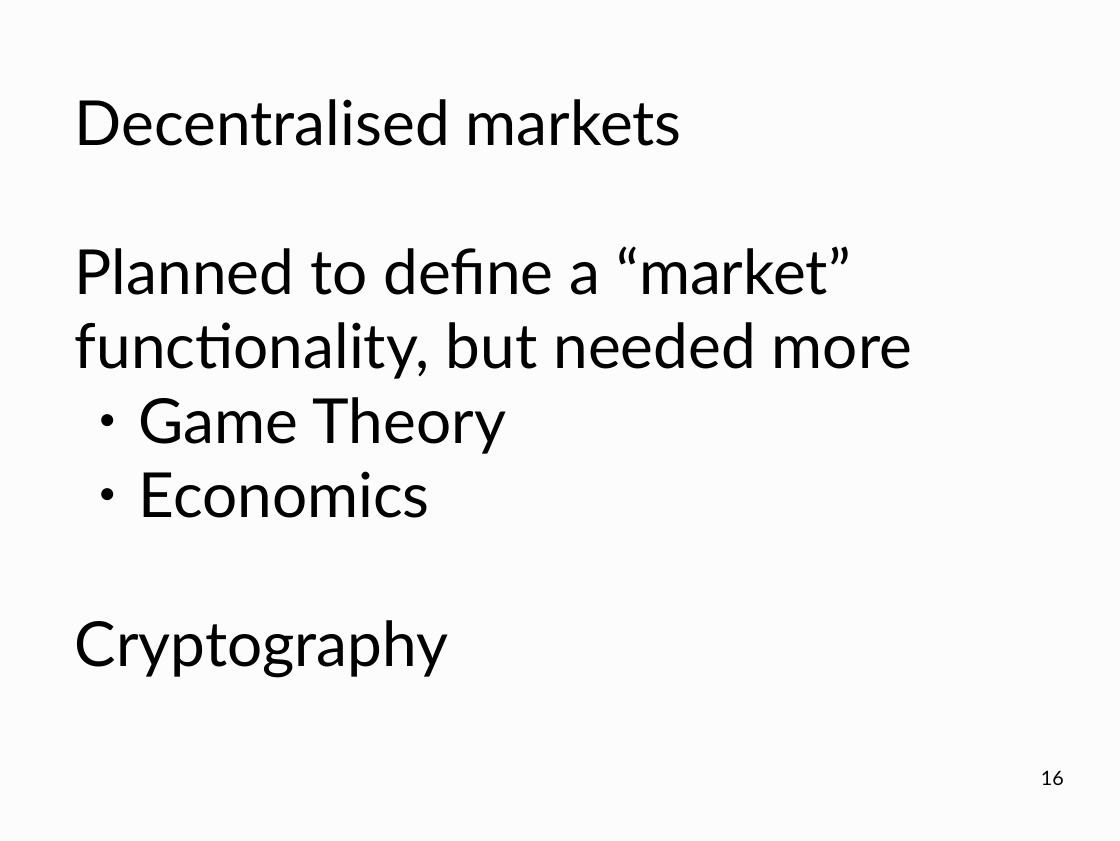
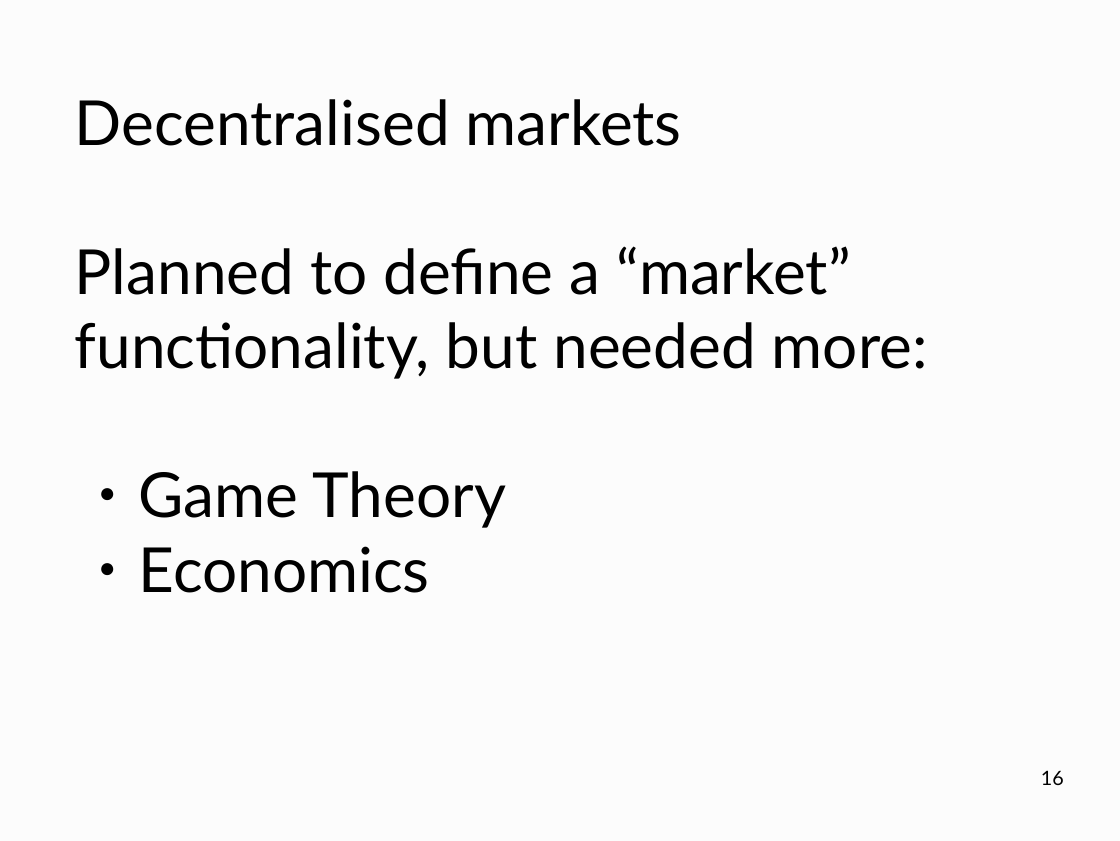
Before and after one commit to OrfeasLitos/second-year-review, a slide deck: slide 16 of slides/slides.odp. Drawn at 1120x841 pixels with LibreOffice and Linux fonts; fonts in the diff are those of the drawing. Boxes give left, top, right and bottom in pixels: in the first picture for what was removed or moved away, otherwise in the second. Text is boxed around its words. In the diff, an @@ line names an element or a change of style, - is before the commit and + after.

```diff
--- a/slides/slides.odp
+++ b/slides/slides.odp
@@ text at (x1=75, y1=246, x2=928, y2=379): text changed @@
-Planned to define a “market” functionality, but needed more
+Planned to define a “market” functionality, but needed more:
@@ text at (x1=75, y1=620, x2=448, y2=678): paragraph removed @@
-Cryptography
```
Also in this commit, not shown: 1 other slide changed, 1 slide added, 1 other file.
